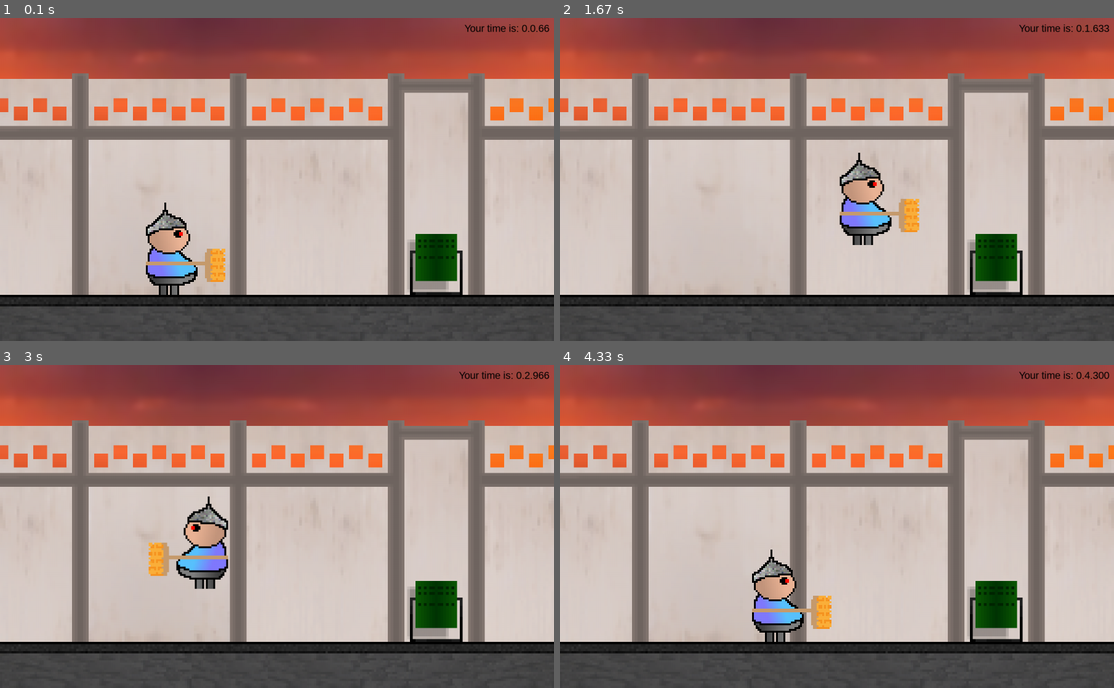
Above: before the commit, frames 1-4 (two rows, left to right).
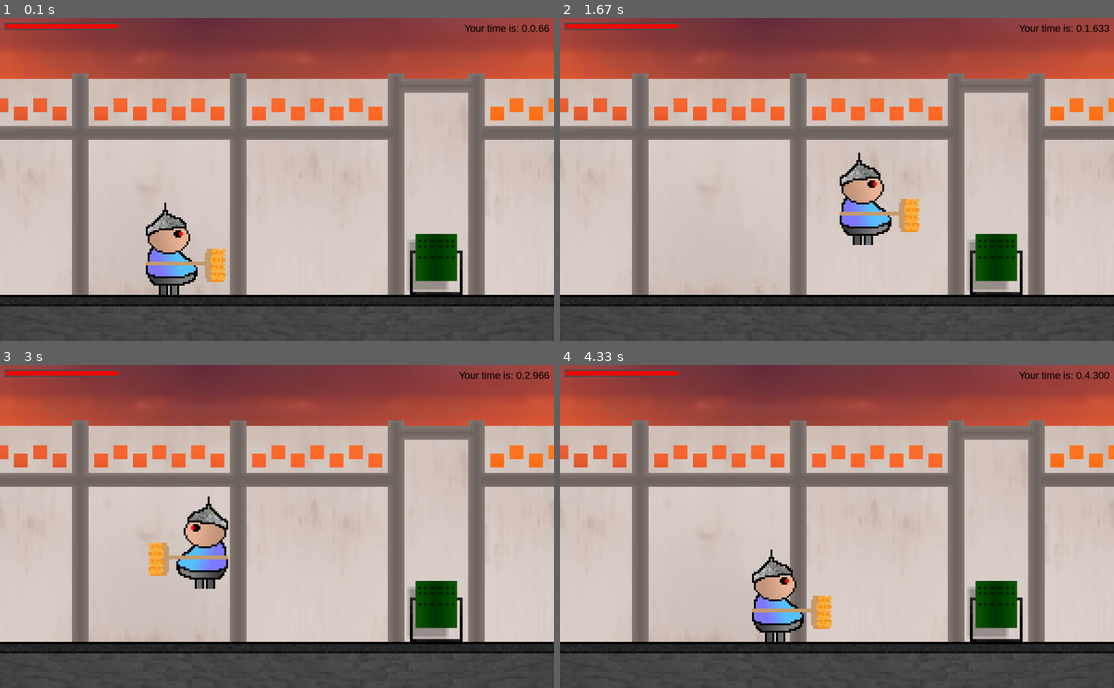
Above: after the commit, the same moments.

Repository: NikMatyukhin/true_pygame
Game: pygame game, started from src/main.py
Same seed, same stepped clock (60 frames per second), same inputs: the game is played once before the commit and once after it.
Inputs:
- Up to frame 1 (0.1 s): no input
- Up to frame 2 (1.67 s): hold Right 0.33-0.8 s; hold Up 0.83-1.13 s; hold Right 1.17-1.63 s
- Up to frame 3 (3 s): hold Left 1.67-2.2 s; hold Left 2.23-2.63 s; hold Up from 2.67 s (still down)
- Up to frame 4 (4.33 s): release Up at 3.03 s; hold Right 3.07-3.7 s; hold Left 3.73-4.2 s; hold Right from 4.23 s (still down)

The runs differ from the first frame. In frame 1, 0.5% of the frame differs, in the area x 0-22%, y 1-4%; in frame 2, 0.5%; in frame 3, 0.5%; in frame 4, 0.5%.

Commit message:
Добавлено отображение HP бара

Diff:
--- a/src/main.py
+++ b/src/main.py
@@ -24,6 +24,7 @@
 
 floor_images = [pygame.image.load(os.path.join(img_folder, f'new_floor_back_{i}.png')) for i in range(1, 4)]
 ceil_images = [pygame.image.load(os.path.join(img_folder, f'new_ceil_back_{i}.png')) for i in range(1, 4)]
+hp_bar_img = pygame.image.load(os.path.join(img_folder, f'hpbar.png'))
 wanted = pygame.image.load(os.path.join(img_folder, f'разыскивается.png')).convert_alpha()
 trash = pygame.image.load(os.path.join(img_folder, f'урна.png')).convert_alpha()
 
@@ -49,6 +50,9 @@
 pygame.mixer.music.play(-1)
 moap = pygame.mixer.Sound(os.path.join(sound_folder, 'moap.wav'))
 pain = [pygame.mixer.Sound(os.path.join(sound_folder, f'oh{i}.wav')) for i in range (1, 5)]
+boss_pain = [pygame.mixer.Sound(os.path.join(sound_folder, f'boss_damage_{i}.wav')) for i in range (0, 2)]
+boss_hit = [pygame.mixer.Sound(os.path.join(sound_folder, f'boss_hit_{i}.wav')) for i in range (0, 2)]
+boss_death = pygame.mixer.Sound(os.path.join(sound_folder, f'boss_death.wav'))
 
 
 class Player(pygame.sprite.Sprite):
@@ -248,8 +252,15 @@
         self.damage = 1
         if self.hp <= 0:
             self.kill()
+            boss_death.play()
         else:
             self.rect.move_ip(self.moving_speed * randint(5, 15) if direction else -self.moving_speed * randint(5, 15), 0)
+            boss_pain[randint(0, 1)].play()
+
+    def start_attack(self):
+        self.attack = True
+        if (a := randint(0, 10)) < 2:
+            boss_hit[a].play()
 
     def update(self):
         global player
@@ -265,7 +276,7 @@
             self.go_to_right = False
         if player.rect.left <= self.rect.left <= player.rect.right \
                 or player.rect.left <= self.rect.right <= player.rect.right:
-            self.attack = True
+            self.start_attack()
         if self.attack:
             self.attack_moment = (self.attack_moment + 1) % 8
             self.image = self.all_images[self.attack_moment // 2] if not self.go_to_right else pygame.transform.flip(
@@ -407,6 +418,11 @@
                                           (player.rect.left-hitter.rect.left, player.rect.top-hitter.rect.top)):
                 player.hit(hitter.go_to_right)
 
+    # hp bar
+    main_surface.blit(hp_bar_img, (10, 10))
+    if player.hp > 0:
+        pygame.draw.rect(main_surface, (240, 10, 10), (13, 13, int(player.hp/20 * 244), 10))
+
     # Отрисовка времени в правом верхнем углу
     time = pygame.time.get_ticks()
     time = font.render(f'Your time is: {time//60000}.{time%60000//1000}.{time%1000}', 1, (0, 0, 0))
